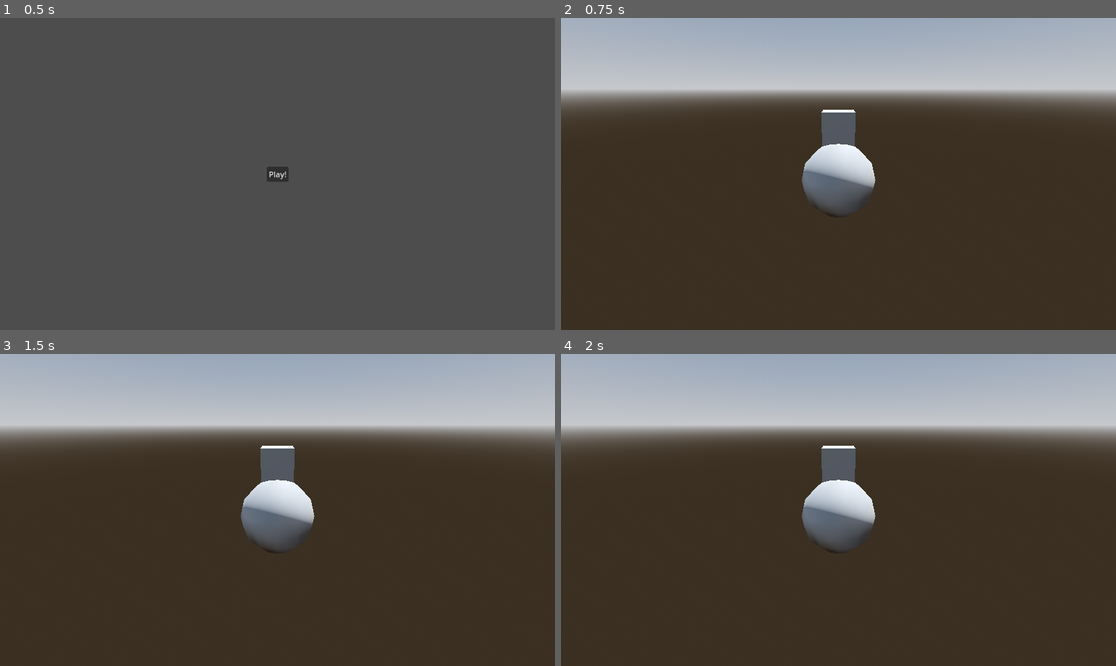
Above: before the commit, frames 1-4 (two rows, left to right).
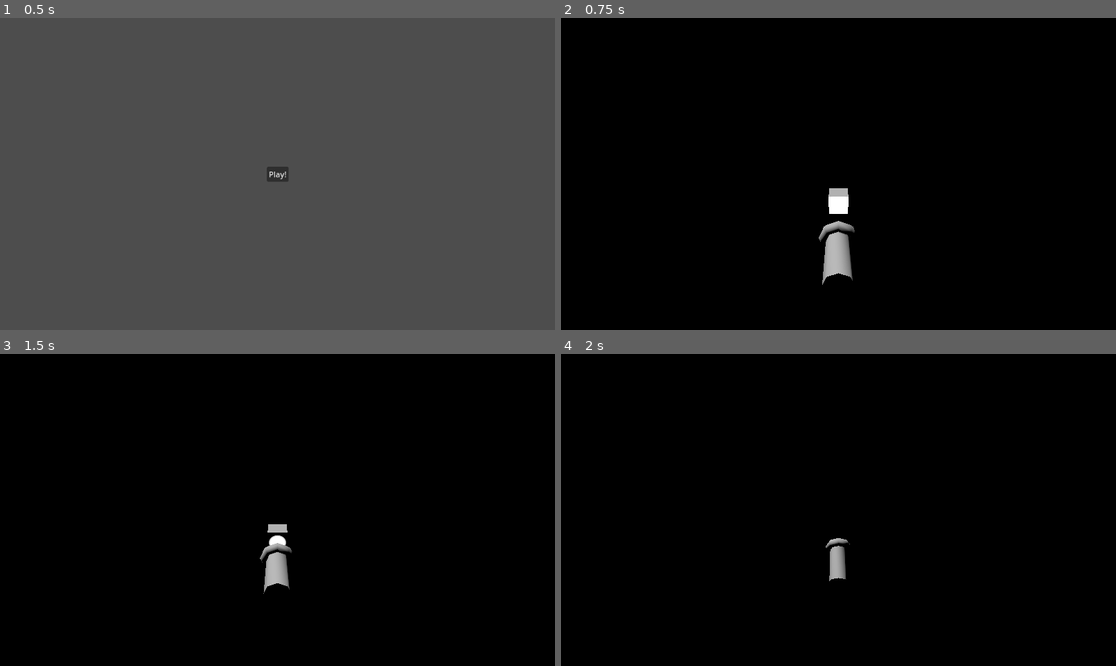
Above: after the commit, the same moments.

Repository: bsu-cs315/e3-hovell
Game: Godot game, scene res://title/title.tscn
Same seed, same stepped clock (60 frames per second), same inputs: the game is played once before the commit and once after it.
Inputs:
- Up to frame 1 (0.5 s): no input
- Up to frame 2 (0.75 s): click "Play!" at 0.5 s
- Up to frame 3 (1.5 s): tap Enter at 1.25 s; tap Space (throw, bound only after the commit) at 1.35 s
- Up to frame 4 (2 s): no input

Frame 1 is identical in both runs. In frame 2, 100% of the frame differs, in the area x 0-100%, y 0-100%; in frame 3, 100%; in frame 4, 100%.

Commit message:
Add light to flashlight and change level scene to pitch black

Diff:
--- /dev/null
+++ b/project/flashlight/flashlight.gd
@@ -0,0 +1,6 @@
+class_name Flashlight
+extends RigidBody3D
+
+
+func _ready() -> void:
+	gravity_scale = 0
--- a/project/flashlight/flashlight.tscn
+++ b/project/flashlight/flashlight.tscn
@@ -1,10 +1,28 @@
-[gd_scene load_steps=2 format=3 uid="uid://crrkb8gb6fmdh"]
+[gd_scene load_steps=3 format=3 uid="uid://crrkb8gb6fmdh"]
+
+[ext_resource type="Script" path="res://flashlight/flashlight.gd" id="1_52civ"]
 
 [sub_resource type="BoxShape3D" id="BoxShape3D_sn4yb"]
+size = Vector3(1, 1.84, 2.775)
 
 [node name="Flashlight" type="RigidBody3D"]
-
-[node name="CSGBox3D" type="CSGBox3D" parent="."]
+transform = Transform3D(-4.37114e-08, 0, -1, 0, 1, 0, 1, 0, -4.37114e-08, 0, 0, 0)
+script = ExtResource("1_52civ")
 
 [node name="CollisionShape3D" type="CollisionShape3D" parent="."]
 shape = SubResource("BoxShape3D_sn4yb")
+
+[node name="CSGCylinder3D" type="CSGCylinder3D" parent="."]
+transform = Transform3D(1, 0, 0, 0, -4.37114e-08, 1, 0, -1, -4.37114e-08, 0, 0, 0)
+
+[node name="CSGTorus3D" type="CSGTorus3D" parent="."]
+transform = Transform3D(1, 0, 0, 0, -4.37114e-08, 1, 0, -1, -4.37114e-08, 0, 0, -1.12172)
+inner_radius = 0.3
+outer_radius = 0.8
+
+[node name="SpotLight3D" type="SpotLight3D" parent="."]
+transform = Transform3D(1, 0, 0, 0, 1, 0, 0, 0, 1, -1.17334e-08, 0, -1.19843)
+light_energy = 10.0
+light_size = 1.0
+spot_attenuation = 0.5
+spot_angle = 20.0
--- /dev/null
+++ b/project/ghost/ghost.gd
@@ -0,0 +1,6 @@
+class_name Ghost
+extends RigidBody3D
+
+func _on_body_entered(body: Node) -> void:
+	if body.name == "Flashlight":
+		$".".queue_free()
--- a/project/ghost/ghost.tscn
+++ b/project/ghost/ghost.tscn
@@ -1,11 +1,18 @@
-[gd_scene load_steps=2 format=3 uid="uid://bbyqxrr3ss2vf"]
+[gd_scene load_steps=3 format=3 uid="uid://bbyqxrr3ss2vf"]
+
+[ext_resource type="Script" path="res://ghost/ghost.gd" id="1_j8mox"]
 
 [sub_resource type="BoxShape3D" id="BoxShape3D_ju4eu"]
 
 [node name="Ghost" type="RigidBody3D"]
 gravity_scale = 0.0
+contact_monitor = true
+max_contacts_reported = 100
+script = ExtResource("1_j8mox")
 
 [node name="CSGBox3D" type="CSGBox3D" parent="."]
 
 [node name="CollisionShape3D" type="CollisionShape3D" parent="."]
 shape = SubResource("BoxShape3D_ju4eu")
+
+[connection signal="body_entered" from="." to="." method="_on_body_entered"]
--- /dev/null
+++ b/project/hand/hand.gd
@@ -0,0 +1,33 @@
+class_name Hand
+extends Node3D
+
+var throw_strength : float = 10
+var throw_y_direction : float = 0
+var min_throw_angle : int = -90
+var max_throw_angle : int = 90
+var _y_direction_power : int = 5
+var _x_offset : int = -10
+
+@onready var _flashlight_object : Flashlight
+
+
+func _ready() -> void:
+	call_deferred("_spawn_flashlight")
+
+
+func _physics_process(_delta: float) -> void:
+	if Input.is_action_just_pressed("throw"):
+		_throw_flashlight()
+
+
+func _spawn_flashlight() -> void:
+	_flashlight_object = load("res://flashlight/flashlight.tscn").instantiate()
+	get_parent().add_child(_flashlight_object)
+	_flashlight_object.global_position = global_position
+
+
+func _throw_flashlight() -> void:
+	var _impulse := Vector3(throw_strength,throw_y_direction * _y_direction_power, 0)
+	var _position_normalized := Vector3(_x_offset,throw_y_direction, 0).normalized()
+	_flashlight_object.apply_impulse(_impulse, _position_normalized)
+	_flashlight_object.gravity_scale = 1
--- a/project/hand/hand.tscn
+++ b/project/hand/hand.tscn
@@ -1,5 +1,9 @@
-[gd_scene format=3 uid="uid://c354qphmg5403"]
+[gd_scene load_steps=2 format=3 uid="uid://c354qphmg5403"]
+
+[ext_resource type="Script" path="res://hand/hand.gd" id="1_h6o5l"]
 
 [node name="Hand" type="Node3D"]
+script = ExtResource("1_h6o5l")
 
 [node name="CSGSphere3D" type="CSGSphere3D" parent="."]
+visible = false
--- a/project/level/level.tscn
+++ b/project/level/level.tscn
@@ -11,7 +11,7 @@
 sky_material = SubResource("ProceduralSkyMaterial_xwvdu")
 
 [sub_resource type="Environment" id="Environment_kyqa6"]
-background_mode = 2
+background_mode = 1
 sky = SubResource("Sky_kmdl4")
 tonemap_mode = 2
 glow_enabled = true
@@ -20,15 +20,18 @@
 
 [node name="WorldSun" type="DirectionalLight3D" parent="."]
 transform = Transform3D(-0.866023, -0.433016, 0.250001, 0, 0.499998, 0.866027, -0.500003, 0.749999, -0.43301, 0, 0, 0)
+light_indirect_energy = 10.0
+light_volumetric_fog_energy = 10.0
 shadow_enabled = true
+sky_mode = 1
 
 [node name="WorldEnvironment" type="WorldEnvironment" parent="."]
 environment = SubResource("Environment_kyqa6")
 
 [node name="Ghost" parent="." instance=ExtResource("1_5khvy")]
-transform = Transform3D(1, 0, 0, 0, 1, 0, 0, 0, 1, 0, 0, -4.0949)
+transform = Transform3D(1, 0, 0, 0, 1, 0, 0, 0, 1, 4.095, 0, 0)
 
 [node name="Hand" parent="." instance=ExtResource("2_v455f")]
 
 [node name="MainCamera" type="Camera3D" parent="."]
-transform = Transform3D(1, 0, 0, 0, 0.922282, 0.386518, 0, -0.386518, 0.922282, 0, 1.14051, 2.50598)
+transform = Transform3D(-4.37114e-08, 0.385906, -0.922538, 0, 0.922538, 0.385906, 1, 1.68685e-08, -4.03254e-08, -5.396, 5.511, 0)
--- a/project/project.godot
+++ b/project/project.godot
@@ -24,3 +24,35 @@
 "res://level/": "orange",
 "res://title/": "orange"
 }
+
+[input]
+
+throw={
+"deadzone": 0.5,
+"events": [Object(InputEventKey,"resource_local_to_scene":false,"resource_name":"","device":-1,"window_id":0,"alt_pressed":false,"shift_pressed":false,"ctrl_pressed":false,"meta_pressed":false,"pressed":false,"keycode":0,"physical_keycode":32,"key_label":0,"unicode":32,"location":0,"echo":false,"script":null)
+]
+}
+move_left={
+"deadzone": 0.5,
+"events": [Object(InputEventKey,"resource_local_to_scene":false,"resource_name":"","device":-1,"window_id":0,"alt_pressed":false,"shift_pressed":false,"ctrl_pressed":false,"meta_pressed":false,"pressed":false,"keycode":0,"physical_keycode":65,"key_label":0,"unicode":97,"location":0,"echo":false,"script":null)
+, Object(InputEventKey,"resource_local_to_scene":false,"resource_name":"","device":-1,"window_id":0,"alt_pressed":false,"shift_pressed":false,"ctrl_pressed":false,"meta_pressed":false,"pressed":false,"keycode":0,"physical_keycode":4194319,"key_label":0,"unicode":0,"location":0,"echo":false,"script":null)
+]
+}
+move_right={
+"deadzone": 0.5,
+"events": [Object(InputEventKey,"resource_local_to_scene":false,"resource_name":"","device":-1,"window_id":0,"alt_pressed":false,"shift_pressed":false,"ctrl_pressed":false,"meta_pressed":false,"pressed":false,"keycode":0,"physical_keycode":68,"key_label":0,"unicode":100,"location":0,"echo":false,"script":null)
+, Object(InputEventKey,"resource_local_to_scene":false,"resource_name":"","device":-1,"window_id":0,"alt_pressed":false,"shift_pressed":false,"ctrl_pressed":false,"meta_pressed":false,"pressed":false,"keycode":0,"physical_keycode":4194321,"key_label":0,"unicode":0,"location":0,"echo":false,"script":null)
+]
+}
+move_up={
+"deadzone": 0.5,
+"events": [Object(InputEventKey,"resource_local_to_scene":false,"resource_name":"","device":-1,"window_id":0,"alt_pressed":false,"shift_pressed":false,"ctrl_pressed":false,"meta_pressed":false,"pressed":false,"keycode":0,"physical_keycode":87,"key_label":0,"unicode":119,"location":0,"echo":false,"script":null)
+, Object(InputEventKey,"resource_local_to_scene":false,"resource_name":"","device":-1,"window_id":0,"alt_pressed":false,"shift_pressed":false,"ctrl_pressed":false,"meta_pressed":false,"pressed":false,"keycode":0,"physical_keycode":4194320,"key_label":0,"unicode":0,"location":0,"echo":false,"script":null)
+]
+}
+move_down={
+"deadzone": 0.5,
+"events": [Object(InputEventKey,"resource_local_to_scene":false,"resource_name":"","device":-1,"window_id":0,"alt_pressed":false,"shift_pressed":false,"ctrl_pressed":false,"meta_pressed":false,"pressed":false,"keycode":0,"physical_keycode":83,"key_label":0,"unicode":115,"location":0,"echo":false,"script":null)
+, Object(InputEventKey,"resource_local_to_scene":false,"resource_name":"","device":-1,"window_id":0,"alt_pressed":false,"shift_pressed":false,"ctrl_pressed":false,"meta_pressed":false,"pressed":false,"keycode":0,"physical_keycode":4194322,"key_label":0,"unicode":0,"location":0,"echo":false,"script":null)
+]
+}
